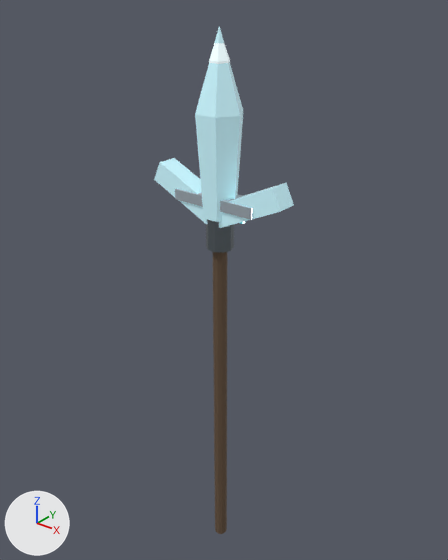
One commit to the glTF model assets/models/glb/crystal-weapon-atgeir.glb: the scene before it, then after it.
Before and after are seen from a camera (50 mm lens) standing at (1.85, -2.28, 1.96) and looking at (-0.05, 0.1, 0.49). Every picture has the same lights, and +X, +Y and +Z are marked at lower left. The picture after the commit comes second.

In view in the first picture: 'left-wing', 'main-point', 'pole', 'right-wing', 'socket', 'tip', 'wing-core'.
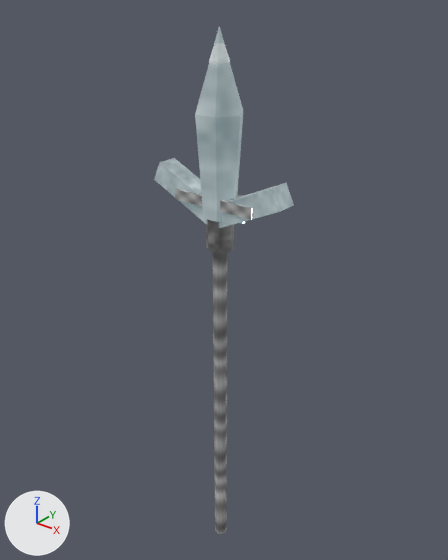
Pixel boxes (x1, y1, x2, y2) of what changed, in the pictures (448 x 560 px):
'main-point', recoloured (cyan to grey): (195, 26, 243, 222) in both
'pole', recoloured (brown to grey): (213, 252, 227, 534) in both
'right-wing', recoloured (cyan to grey): (219, 183, 294, 228) in both
'left-wing', recoloured (cyan to grey): (154, 158, 207, 224) in both
'tip', recoloured (white to grey): (209, 43, 230, 64) in both

The change, as a list of edits to the scene's bpy script:
```text
Change me_pole:
    where me_pole.from_pydata(...)  # 22 vertices, 40 faces; spans x -0.04..0.04, y -0.04..0.04, z -1.08..1.08
    remove me_pole.materials.append(mat_magenheim_crystal_weapon_crystal_weapon_atgeir_grip)  # brown #65503c
    add me_pole.materials.append(mat_magenheim_crystal_weapon_crystal_weapon_atgeir_grip_timber)  # picture img_9ae8923ca45fb853
Change me_main_point:
    where me_main_point.from_pydata(...)  # 14 vertices, 24 faces; spans x -0.12..0.12, y -0.104..0.104, z -0.46..0.46
    remove me_main_point.materials.append(mat_magenheim_crystal_weapon_crystal_weapon_atgeir_crystal)  # cyan #c4eff8, glowing greyish cyan #5c7277
    add me_main_point.materials.append(mat_magenheim_crystal_weapon_crystal_weapon_atgeir_crystal_stone)  # picture img_b468ec73c82ed9a3, glowing greyish cyan #5c7277
Change me_tip:
    where me_tip.from_pydata(...)  # 14 vertices, 24 faces; spans x -0.05..0.05, y -0.043..0.043, z -0.165..0.165
    remove me_tip.materials.append(mat_magenheim_crystal_weapon_crystal_weapon_atgeir_crystal_bright)  # white #ecfcff, glowing grey #8f989a
    add me_tip.materials.append(mat_magenheim_crystal_weapon_crystal_weapon_atgeir_crystal_bright_stone)  # picture img_b468ec73c82ed9a3, glowing grey #8f989a
Change me_left_wing:
    where me_left_wing.from_pydata(...)  # 8 vertices, 12 faces; spans x -0.205..0.205, y -0.055..0.055, z -0.134..0.134
    remove me_left_wing.materials.append(mat_magenheim_crystal_weapon_crystal_weapon_atgeir_crystal)  # cyan #c4eff8, glowing greyish cyan #5c7277
    add me_left_wing.materials.append(mat_magenheim_crystal_weapon_crystal_weapon_atgeir_crystal_stone)  # picture img_b468ec73c82ed9a3, glowing greyish cyan #5c7277
Change me_right_wing:
    where me_right_wing.from_pydata(...)  # 8 vertices, 12 faces; spans x -0.205..0.205, y -0.055..0.055, z -0.134..0.134
    remove me_right_wing.materials.append(mat_magenheim_crystal_weapon_crystal_weapon_atgeir_crystal)  # cyan #c4eff8, glowing greyish cyan #5c7277
    add me_right_wing.materials.append(mat_magenheim_crystal_weapon_crystal_weapon_atgeir_crystal_stone)  # picture img_b468ec73c82ed9a3, glowing greyish cyan #5c7277
```
